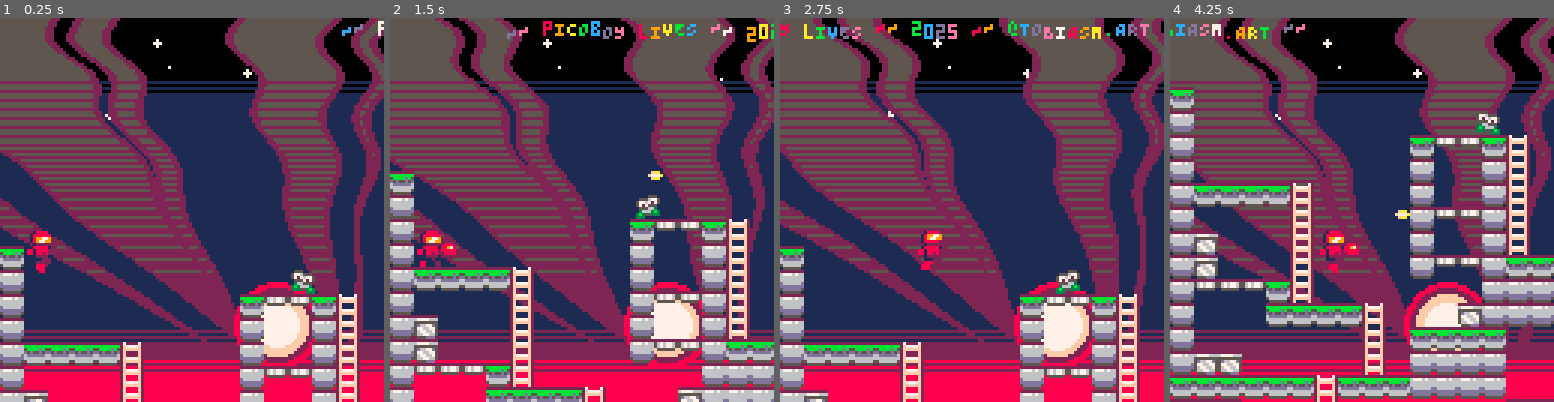
Above: before the commit, frames 1-4 (left to right).
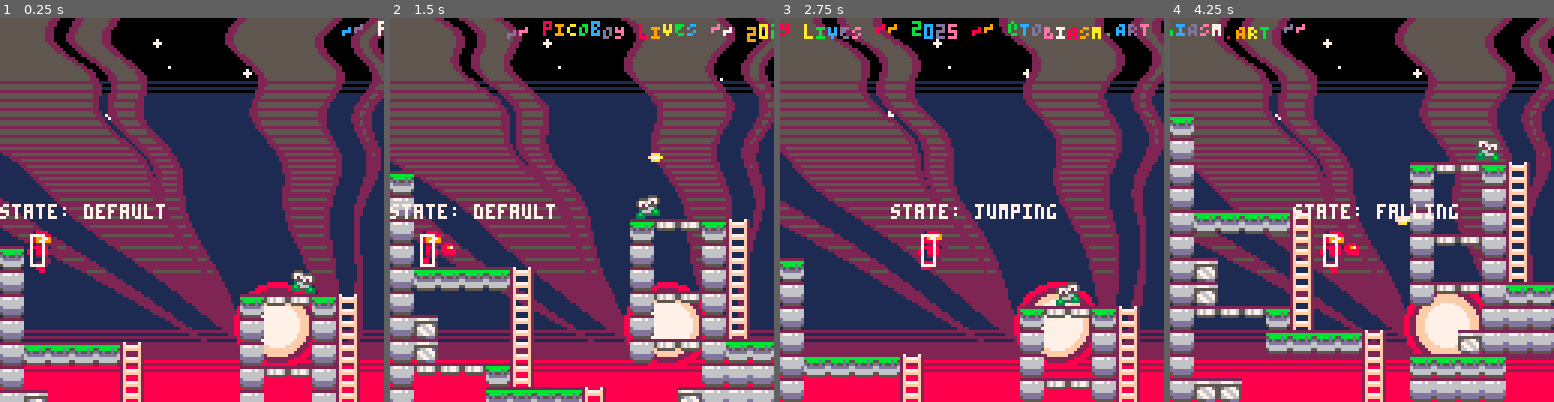
Above: after the commit, the same moments.

Repository: whckmstrjck/picoboy
Game: PICO-8 cartridge picoboy.p8
Two runs of this game, one before a commit and one after it. Both use one fixed random seed, a clock stepped at 60 frames per second and the inputs below.
Inputs:
- Up to frame 1 (0.25 s): no input
- Up to frame 2 (1.5 s): tap X (X key) at 0.33, 1.07 s; tap O (Z key) at 0.7 s
- Up to frame 3 (2.75 s): hold Right 1.6-2.1 s; tap O (Z key) at 1.7, 2.1, 2.5 s; tap X (X key) at 1.85 s; hold Up 2.15-2.42 s; hold Right from 2.47 s (still down)
- Up to frame 4 (4.25 s): tap O (Z key) every 0.4 s from 2.9 to 4.1 s; tap X (X key) at 2.97, 4.08 s; release Right at 3.03 s; hold Left 3.08-3.58 s; hold Down 3.63-3.97 s; hold Right from 4.02 s (still down)

The runs differ from the first frame. In frame 1, 0.8% of the frame differs, in the area x 0-43%, y 48-65%; in frame 2, 1.0%; in frame 3, 11%; in frame 4, 31%, in the area x 0-100%, y 17-100%.

Commit message:
Somewhat working player states

Diff:
--- a/lua/classes/actor.lua
+++ b/lua/classes/actor.lua
@@ -111,7 +111,11 @@
       end
     end
 
-    return new_y, new_vy, hit
+    if vy > 0 then
+      return new_y, new_vy, hit
+    else
+      return new_y, new_vy, nil
+    end
   end,
 
   -- drawing
--- a/lua/classes/player.lua
+++ b/lua/classes/player.lua
@@ -3,15 +3,14 @@
 
   x = 10,
   y = -15,
+  width = 5,
+  height = 11,
 
   speed = .8,
-  jump_force = 2.6,
+  jump_force = 3,
   climbing = false,
   climbing_y = 0,
   climbing_speed = 0.5,
-
-  width = 5,
-  height = 11,
 
   shooting = 0,
   shooting_dur = 26,
@@ -27,110 +26,152 @@
     return _ENV
   end,
 
+  set_state = function(_ENV, new_state)
+    if state == new_state then return end
+
+    if new_state == 'jumping' then
+      vy = -jump_force
+      grounded = false
+    end
+
+    if new_state == 'climbing' then
+      if grounded == 'ladder' then
+        local ladder_x
+
+        for i = 1.5, width, 1.5 do
+          local cel_x = flr((x + i) / 8)
+          local cel_y = flr((y + height) / 8)
+          if fget(mget(cel_x, cel_y), 3) then
+            ladder_x = cel_x * 8
+            break
+          end
+        end
+
+        y += 3
+        x = ladder_x + 1.5
+      else
+        y -= 2
+        x = flr((x + width / 2) / 8) * 8 + 1.5
+      end
+
+      spr_size = { x = 1, y = 2 }
+      vy = 0
+      grounded = nil
+    end
+
+    if new_state == 'falling' then
+      if state == 'climbing' then
+        spr_size = { x = 2, y = 2 }
+      end
+    end
+
+    state = new_state
+  end,
+
   update = function(_ENV)
-    move(_ENV)
+    if state == 'default' then
+      state_default(_ENV)
+    elseif state == 'climbing' then
+      state_climbing(_ENV)
+    elseif state == 'jumping' then
+      state_jumping(_ENV)
+    elseif state == 'falling' then
+      state_falling(_ENV)
+    end
+
     shoot(_ENV)
   end,
 
-  -- move method
-  move = function(_ENV)
-    if climbing then
-      if btn(⬅️) then
-        if not flipped then
-          shooting = 0
-        end
-        flipped = true
-      end
-      if btn(➡️) then
-        if flipped then
-          shooting = 0
-        end
-        flipped = false
-      end
-
-      if btnp(🅾️) and not btn(⬆️) then
-        climbing = false
-        spr_size = { x = 2, y = 2 }
-        return
-      end
-
-      if shooting == 0 then
-        if btn(⬆️) then
-          y -= climbing_speed
-        elseif btn(⬇️) then
-          y += climbing_speed
-        end
-      end
-
-      if not fget(mget((x + width / 2) / 8, (y + height) / 8), 3) then
-        climbing = false
-        spr_size = { x = 2, y = 2 }
-        if flipped then
-          x += 1
-        end
-      end
-
-      return
-    end
-
-    vy = min(vy + gravity, vy_max)
-
+  -- DEFAULT STATE
+  state_default = function(_ENV)
     if btnp(🅾️) and grounded then
       if btn(⬇️) and grounded == 'semisolid' then
-        -- jump through semisolid
         y += 2
       else
-        vy = -jump_force
-        grounded = false
+        set_state(_ENV, 'jumping')
       end
     end
 
     if btn(⬆️) and fget(mget((x + width / 2) / 8, (y + 2) / 8), 3) then
-      climbing = true
-      spr_size = { x = 1, y = 2 }
-      y -= 2
-      x = flr((x + width / 2) / 8) * 8 + 1.5
-      vy = 0
+      log('mega')
+      set_state(_ENV, 'climbing')
       return
     end
 
     if btn(⬇️) and grounded == 'ladder' then
-      spr_size = { x = 1, y = 2 }
-      grounded = nil
-      climbing = true
-
-      local ladder_x
-
-      for i = 1.5, width, 1.5 do
-        local cel_x = flr((x + i) / 8)
-        local cel_y = flr((y + height) / 8)
-
-        if fget(mget(cel_x, cel_y), 3) then
-          ladder_x = cel_x * 8
-          break
-        end
-      end
-
-      y += 3
-      G.log('Old x: ' .. x)
-      x = ladder_x + 1.5
-      G.log('Climbing at X: ' .. x)
-      vy = 0
+      set_state(_ENV, 'climbing')
       return
     end
 
+    apply_move_and_collide(_ENV)
+  end,
+
+  -- CLIMBING STATE
+  state_climbing = function(_ENV)
+    if btn(⬅️) then
+      if not flipped then
+        shooting = 0
+      end
+      flipped = true
+    end
+
+    if btn(➡️) then
+      if flipped then
+        shooting = 0
+      end
+      flipped = false
+    end
+
+    if shooting == 0 then
+      if btn(⬆️) then
+        y -= climbing_speed
+      elseif btn(⬇️) then
+        y += climbing_speed
+      end
+    end
+
+    if btnp(🅾️) and not btn(⬆️) then
+      set_state(_ENV, 'falling')
+      return
+    end
+
+    if not fget(mget((x + width / 2) / 8, (y + height - 1) / 8), 3) then
+      set_state(_ENV, 'falling')
+    end
+  end,
+
+  -- JUMPING STATE
+  state_jumping = function(_ENV)
+    apply_move_and_collide(_ENV)
+    if vy >= 0 then
+      set_state(_ENV, 'falling')
+      if grounded then
+        set_state(_ENV, 'default')
+      else
+      end
+    end
+  end,
+
+  -- FALLING STATE
+  state_falling = function(_ENV)
+    apply_move_and_collide(_ENV)
+    if grounded then
+      set_state(_ENV, 'default')
+    end
+  end,
+
+  apply_move_and_collide = function(_ENV)
     vx = 0
-    walking = false
+
+    vy = min(vy + gravity, vy_max)
 
     if btn(⬅️) then
       vx = -speed
-      walking = true
       flipped = true
     end
 
     if btn(➡️) then
       vx = speed
-      walking = true
       flipped = false
     end
 
@@ -217,7 +258,7 @@
       else
         spr_id = 12
       end
-    elseif walking then
+    else
       spr_id += flr((t() * 10 % 3 + 1)) * 2
     end
 
@@ -241,15 +282,15 @@
   draw = function(_ENV)
     draw_shots(_ENV)
 
-    if climbing then
+    if state == 'climbing' then
       draw_climbing(_ENV)
     else
       draw_default(_ENV)
     end
 
     -- draw collider
-    -- rect(x, y, x + width - 1, y + height - 1, 7)
-
+    rect(x, y, x + width - 1, y + height - 1, 7)
+    print('state: ' .. state, x - 10, y - 10, 7)
     draw_cannon(_ENV)
   end
 })
